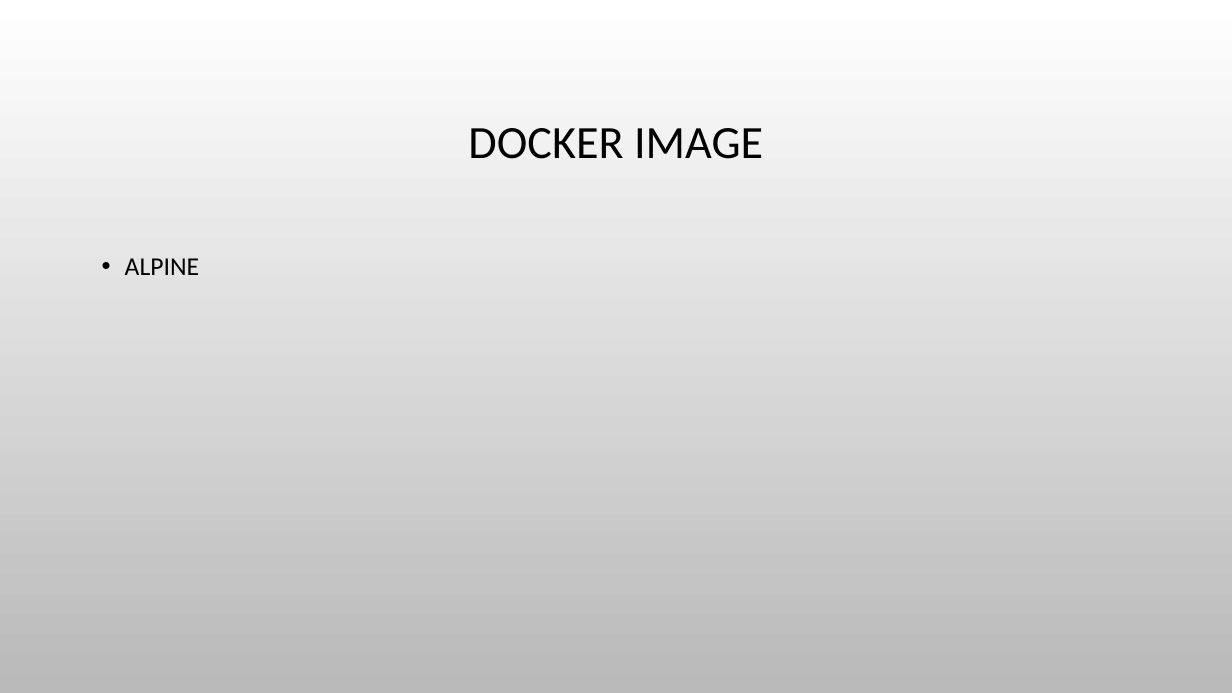
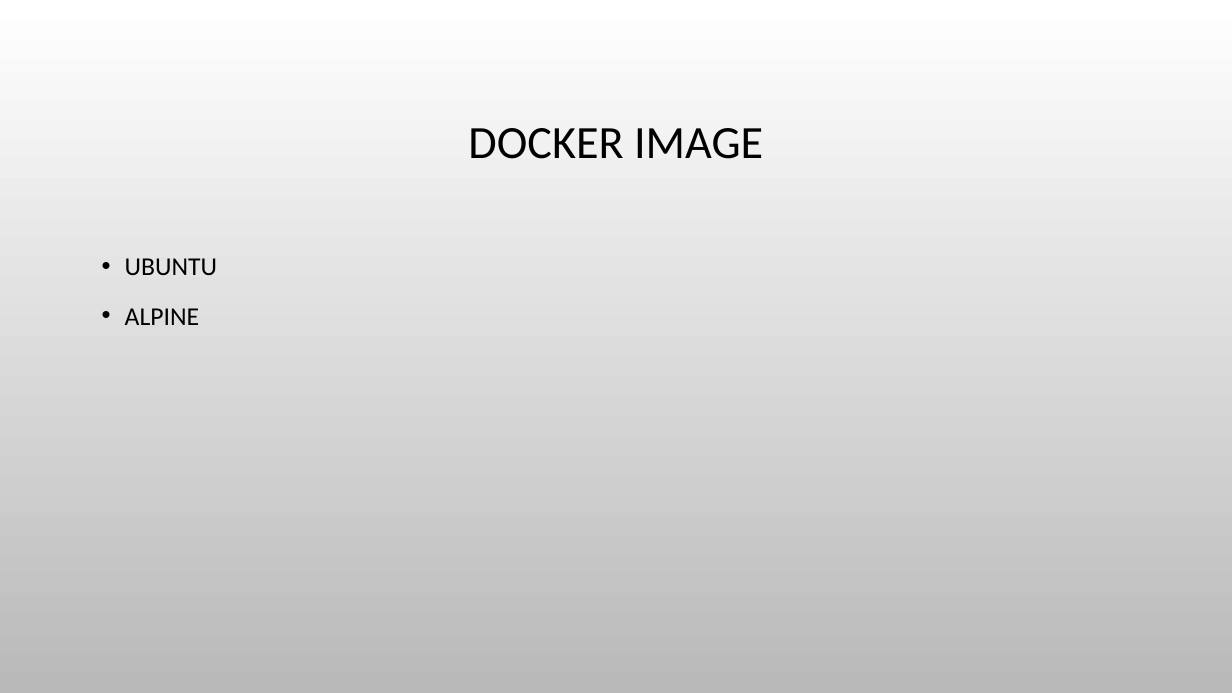
Before and after one commit to haixiang1977/iris, a slide deck: slide 4 of Docker Practice.pptx. Drawn at 1232x693 pixels with LibreOffice and Linux fonts; fonts in the diff are those of the drawing; background and template pictures are left out. Boxes give left, top, right and bottom in pixels: in the first picture for what was removed or moved away, otherwise in the second. Text is boxed around its words. In the diff, an @@ line names an element or a change of style, - is before the commit and + after.

Commit message:
Update the mosquitto docker

```diff
--- a/Docker Practice.pptx
+++ b/Docker Practice.pptx
@@ text at [125, 258, 218, 275]: paragraph added @@
+• UBUNTU
```
Also in this commit, not shown: 8 other slides changed, 15 slides added, 1 slide removed, 2 other files.
